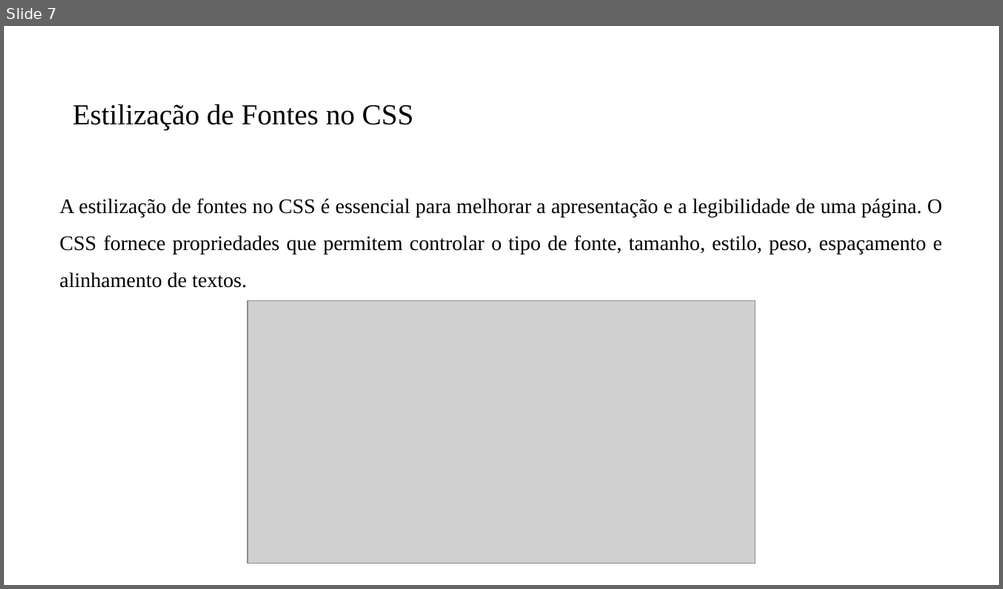
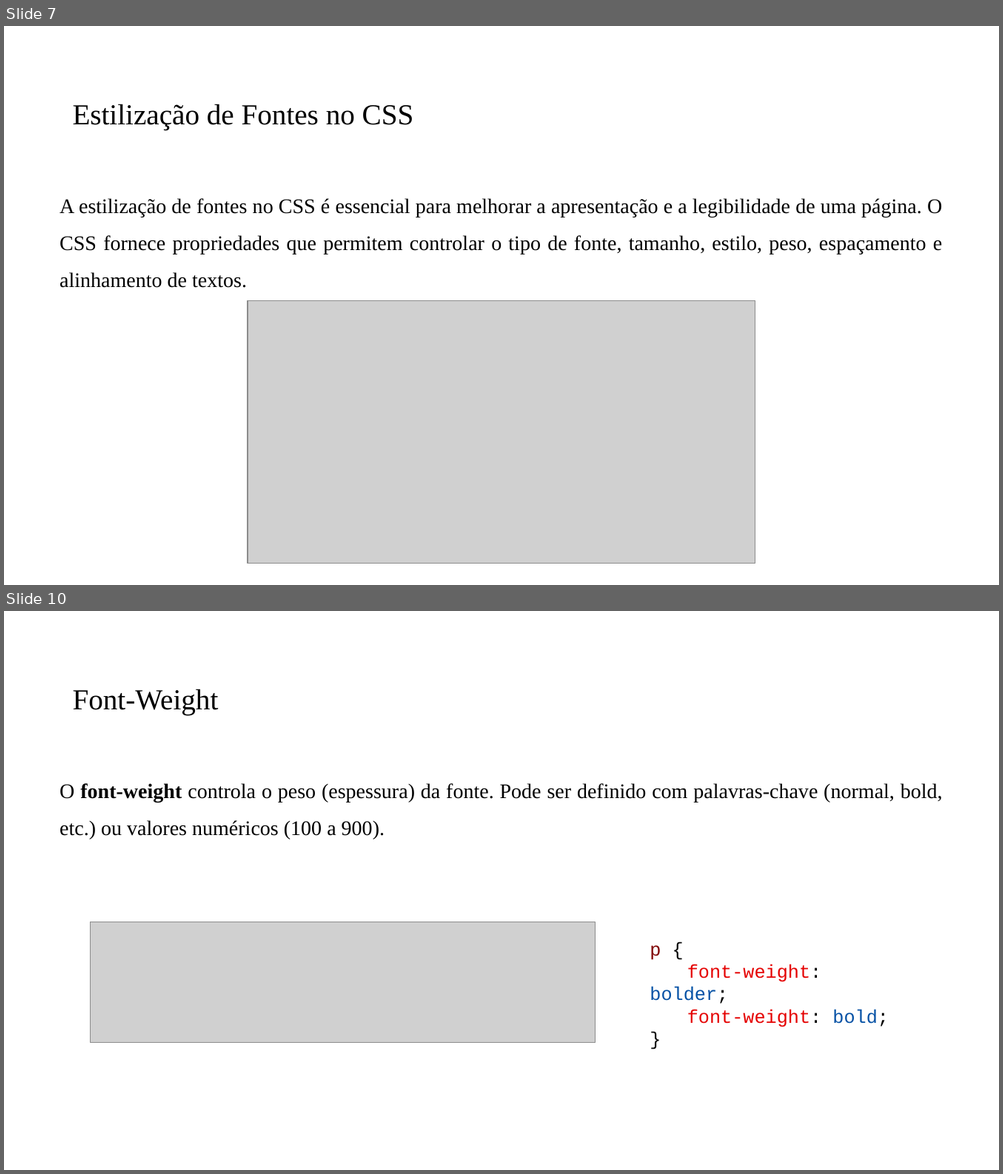
Before and after one commit to PedroMiho/Logica-de-Programacao, a slide deck: Módulo 01 - HTML e CSS/Aula 04 - Introdução ao CSS/Introdução ao CSS.pptx. Shown one above the other, each under a label of ours: slide 7 before the commit, slides 7 and 10 after it; the slides between them are not shown. The pictures are 1003x589 and 1003x1174 pixels, drawn with LibreOffice and Linux fonts; fonts in the diff are those of the drawing; grey boxes stand for pictures; background and template pictures are left out. Boxes give left, top, right and bottom in pixels: in the first picture for what was removed or moved away, otherwise in the second. Text is boxed around its words. In the diff, an @@ line names an element or a change of style, - is before the commit and + after.

```diff
--- a/Módulo 01 - HTML e CSS/Aula 04 - Introdução ao CSS/Introdução ao CSS.pptx
+++ b/Módulo 01 - HTML e CSS/Aula 04 - Introdução ao CSS/Introdução ao CSS.pptx
@@ slide 10 added at (x1=4, y1=611, x2=999, y2=1170), background #FFFFFF @@
@@ title added at (x1=73, y1=689, x2=219, y2=715), 28 pt, text #000000 @@
+Font-Weight
@@ text added at (x1=60, y1=783, x2=942, y2=840), 20 pt, text #000000 @@
+O font-weight controla o peso (espessura) da fonte. Pode ser definido com palavras-chave (normal, bold, etc.) ou valores numéricos (100 a 900).
@@ picture added at (x1=91, y1=923, x2=595, y2=1044) @@
@@ text added at (x1=649, y1=945, x2=888, y2=1028), 18 pt, text #E50000 @@
+p {
+font-weight: bolder;
+font-weight: bold;
+}
```
Also in this commit, not shown: 7 other slides added, 1 slide removed, 5 other files.
